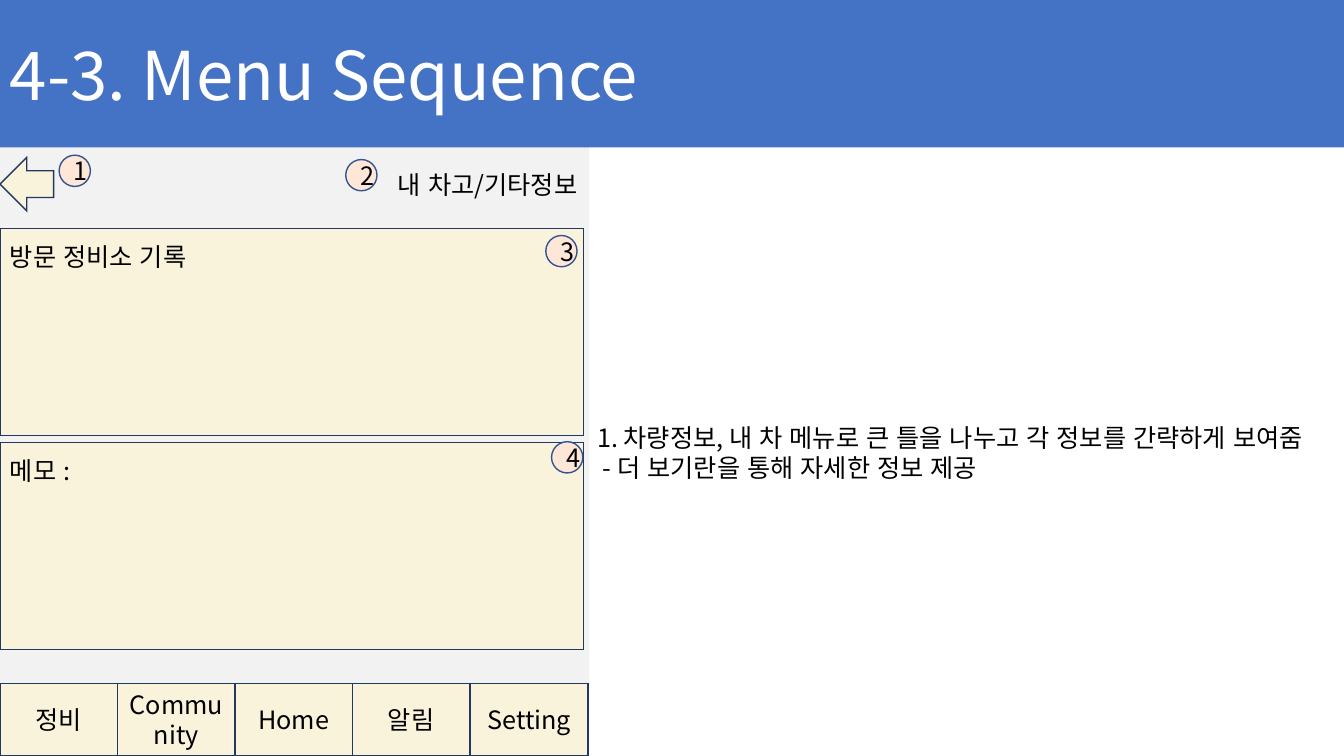
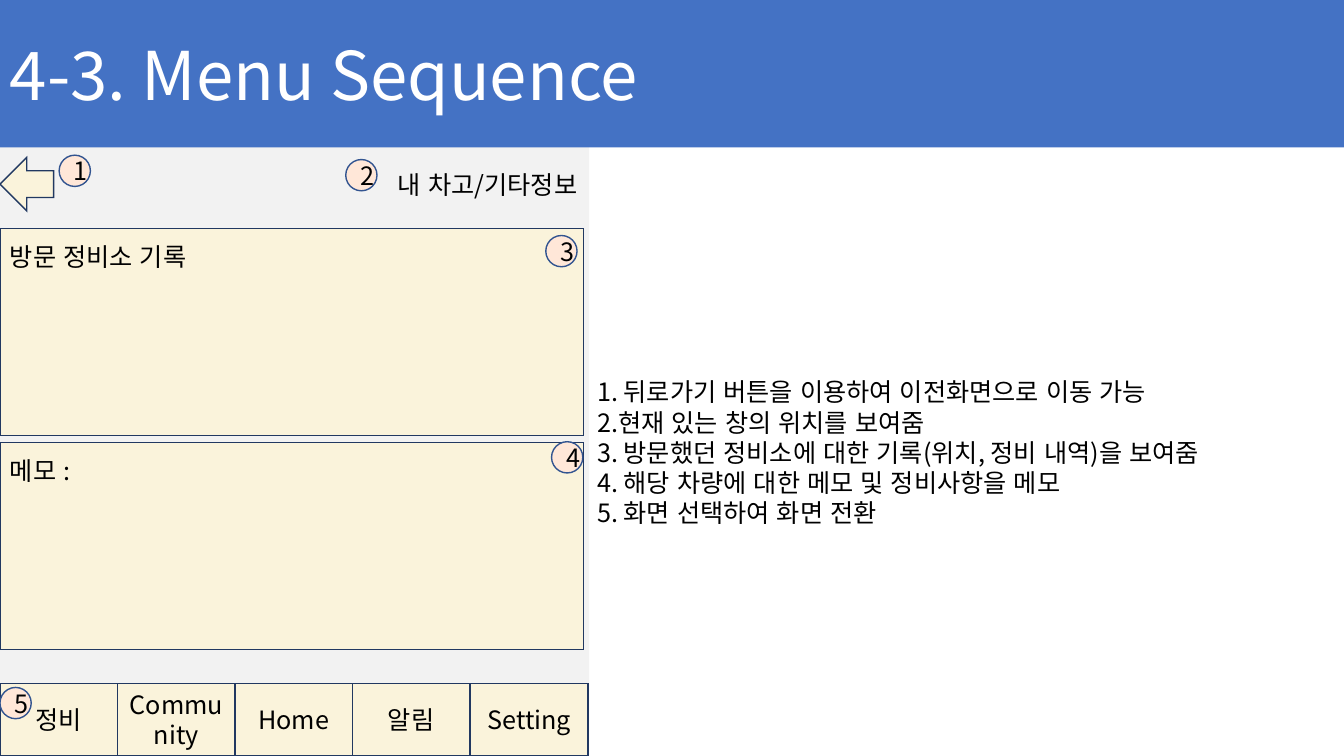
Before and after one commit to ChaeSung-Lee/DJ_InternShip, a slide deck: slide 45 of 2021_Summer/jp.hong/Project_BnC_jph.pptx. Drawn at 1344x756 pixels with LibreOffice and Linux fonts; fonts in the diff are those of the drawing. Boxes give left, top, right and bottom in pixels: in the first picture for what was removed or moved away, otherwise in the second. Text is boxed around its words. In the diff, an @@ line names an element or a change of style, - is before the commit and + after.

```diff
--- a/2021_Summer/jp.hong/Project_BnC_jph.pptx
+++ b/2021_Summer/jp.hong/Project_BnC_jph.pptx
@@ text at [597, 380, 1199, 524]: text changed @@
-1. 차량정보, 내 차 메뉴로 큰 틀을 나누고 각 정보를 간략하게 보여줌
-- 더 보기란을 통해 자세한 정보 제공
+1. 뒤로가기 버튼을 이용하여 이전화면으로 이동 가능
+2.현재 있는 창의 위치를 보여줌
+3. 방문했던 정비소에 대한 기록(위치, 정비 내역)을 보여줌
+4. 해당 차량에 대한 메모 및 정비사항을 메모
+5. 화면 선택하여 화면 전환
@@ ellipse added at [0, 688, 31, 719], fill #FFE7D8, outline #325491 1 pt, 18 pt, text #000000 @@
+5
```
Also in this commit, not shown: 9 other slides changed, 4 slides added.
